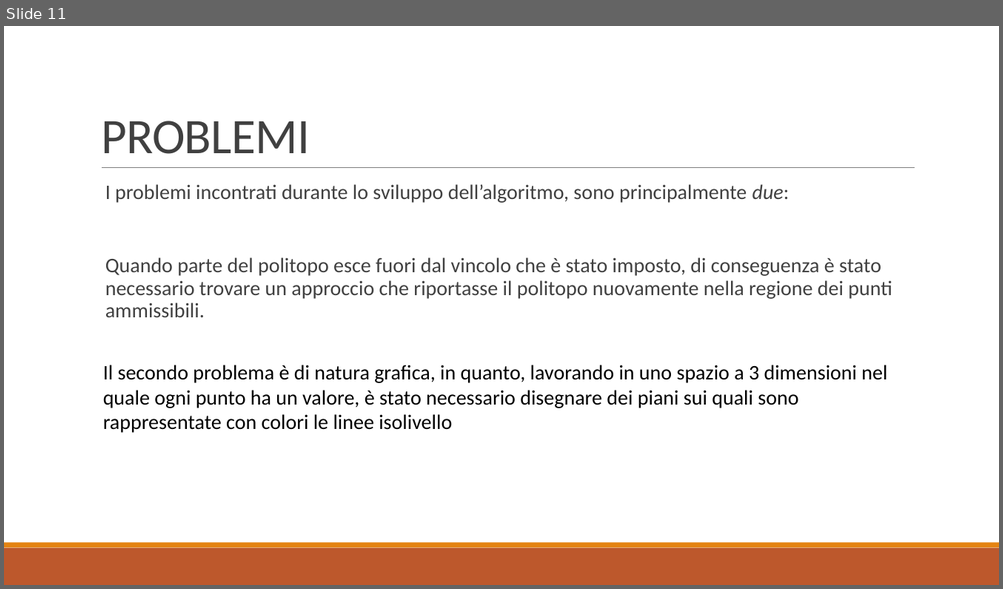
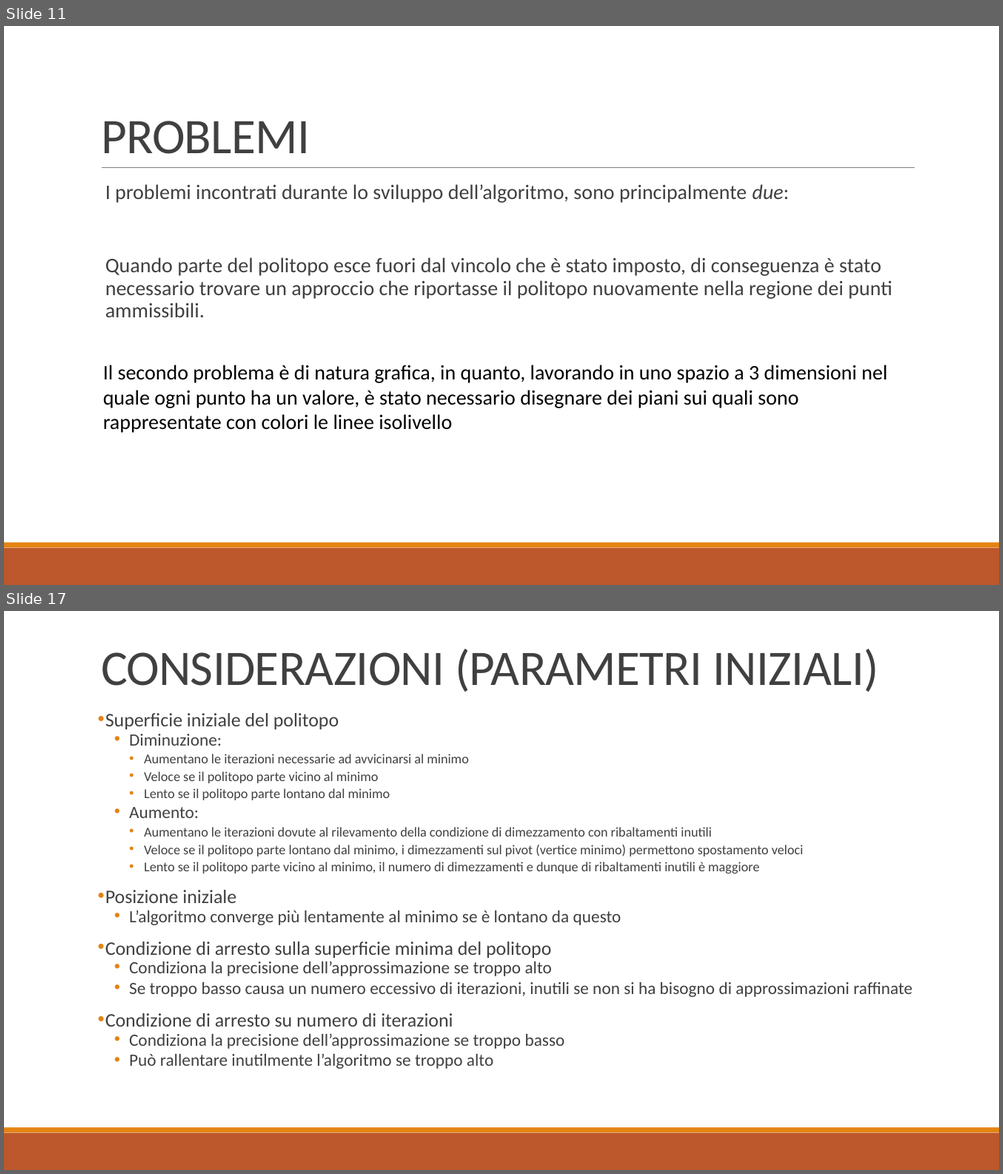
Before and after one commit to baldimario/Simplex, a slide deck: IDENTICAZIONE SISTEMA DI CARICHE PUNTIFORMI DA MISURE DI.pptx. Shown one above the other, each under a label of ours: slide 11 before the commit, slides 11 and 17 after it; the slides between them are not shown. The pictures are 1003x589 and 1003x1174 pixels, drawn with LibreOffice and Linux fonts; fonts in the diff are those of the drawing. Boxes give left, top, right and bottom in pixels: in the first picture for what was removed or moved away, otherwise in the second. Text is boxed around its words. In the diff, an @@ line names an element or a change of style, - is before the commit and + after.

Commit message:
Considerazioni + parametri iniziali
Considerazioni + parametri iniziali

```diff
--- a/IDENTICAZIONE SISTEMA DI CARICHE PUNTIFORMI DA MISURE DI.pptx
+++ b/IDENTICAZIONE SISTEMA DI CARICHE PUNTIFORMI DA MISURE DI.pptx
@@ slide 17 added at (4, 611, 999, 1170), background #FFFFFF; not listed: 2 template elements that a slide beside it also shows @@
@@ title added at (101, 649, 878, 692), 48 pt, text #404040 @@
+CONSIDERAZIONI (PARAMETRI INIZIALI)
@@ text added at (105, 713, 912, 1069), 12.9 pt, text #404040 @@
+• Superficie iniziale del politopo
+  • Diminuzione:
+    • Aumentano le iterazioni necessarie ad avvicinarsi al minimo
+    • Veloce se il politopo parte vicino al minimo
+    • Lento se il politopo parte lontano dal minimo
+  • Aumento:
+    • Aumentano le iterazioni dovute al rilevamento della condizione di dimezzamento con ribaltamenti inutili
+    • Veloce se il politopo parte lontano dal minimo, i dimezzamenti sul pivot (vertice minimo) permettono spostamento veloci
+    • Lento se il politopo parte vicino al minimo, il numero di dimezzamenti e dunque di ribaltamenti inutili è maggiore
+• Posizione iniziale
+  • L’algoritmo converge più lentamente al minimo se è lontano da questo
+• Condizione di arresto sulla superficie minima del politopo
+  • Condiziona la precisione dell’approssimazione se troppo alto
+  • Se troppo basso causa un numero eccessivo di iterazioni, inutili se non si ha bisogno di approssimazioni raffinate
+• Condizione di arresto su numero di iterazioni
+  • Condiziona la precisione dell’approssimazione se troppo basso
+  • Può rallentare inutilmente l’algoritmo se troppo alto
@@ rectangle added at (67, 737, 948, 782), fill #FFFFFF, outline #FFFFFF 1.25 pt @@
```
Also in this commit, not shown: 4 slides changed, 1 other slide added, 1 other file.
